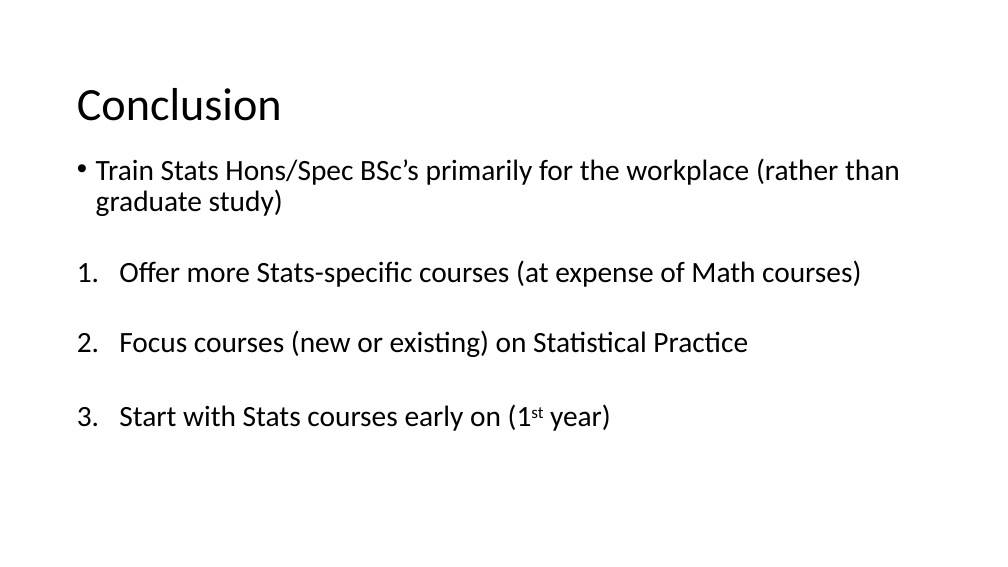
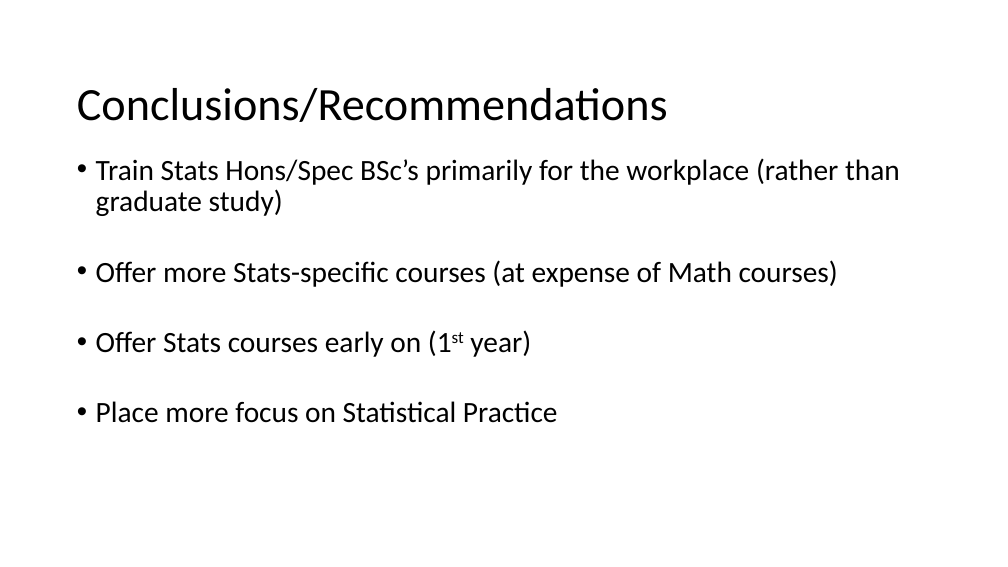
Before and after one commit to damouras/SoSC, a slide deck: slide 12 of Status fo Statistics Curricula.pptx. Drawn at 1008x567 pixels with LibreOffice and Linux fonts; fonts in the diff are those of the drawing. Boxes give left, top, right and bottom in pixels: in the first picture for what was removed or moved away, otherwise in the second. Text is boxed around its words. In the diff, an @@ line names an element or a change of style, - is before the commit and + after.

```diff
--- a/Status fo Statistics Curricula.pptx
+++ b/Status fo Statistics Curricula.pptx
@@ title at [77, 88, 668, 122]: text changed @@
-Conclusion
+Conclusions/Recommendations
@@ text at [96, 260, 838, 287]: bullet 1. to • @@
@@ text at [96, 330, 558, 423]: text changed @@
-2. Focus courses (new or existing) on Statistical Practice
-3. Start with Stats courses early on (1st year)
+• Offer Stats courses early on (1st year)
+• Place more focus on Statistical Practice
```
Also in this commit, not shown: 8 other slides changed, 4 other files.
